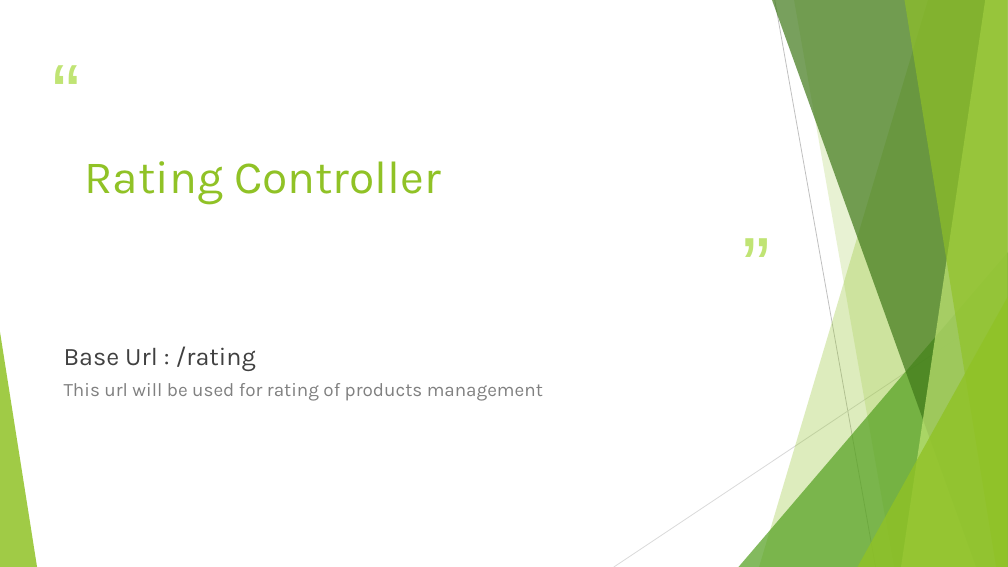
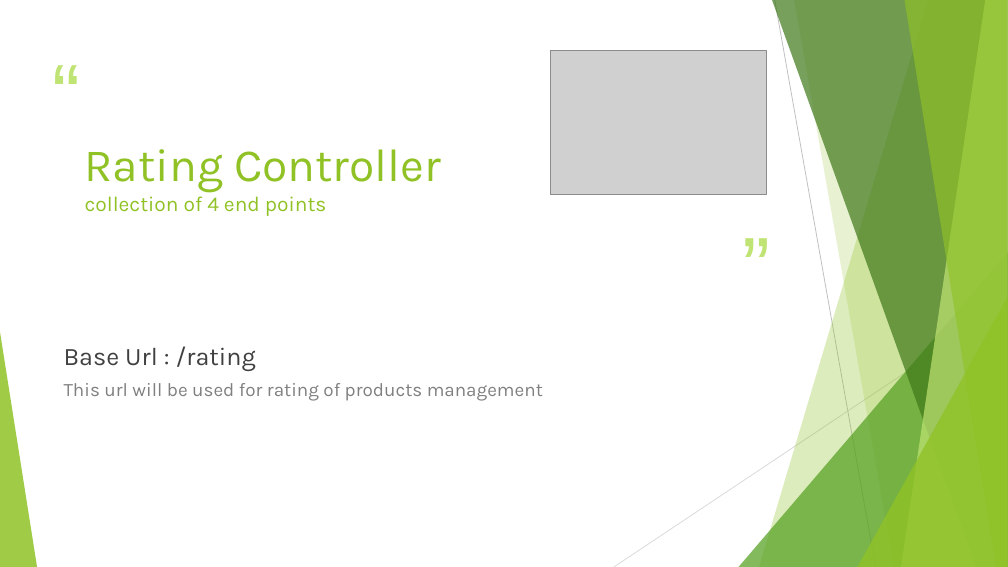
Before and after one commit to jidni911/sdcianSpring, a slide deck: slide 72 of Project SDC.pptx. Drawn at 1008x567 pixels with LibreOffice and Linux fonts; fonts in the diff are those of the drawing; grey boxes stand for pictures. Boxes give left, top, right and bottom in pixels: in the first picture for what was removed or moved away, otherwise in the second. Text is boxed around its words. In the diff, an @@ line names an element or a change of style, - is before the commit and + after.

Commit message:
pptx image added

```diff
--- a/Project SDC.pptx
+++ b/Project SDC.pptx
@@ picture added at (551,51,767,195) @@
@@ title at (85,149,441,216): text changed; size 44 to 20 pt @@
-Rating Controller
+Rating Controller
+collection of 4 end points
```
Also in this commit, not shown: 14 other slides changed.
